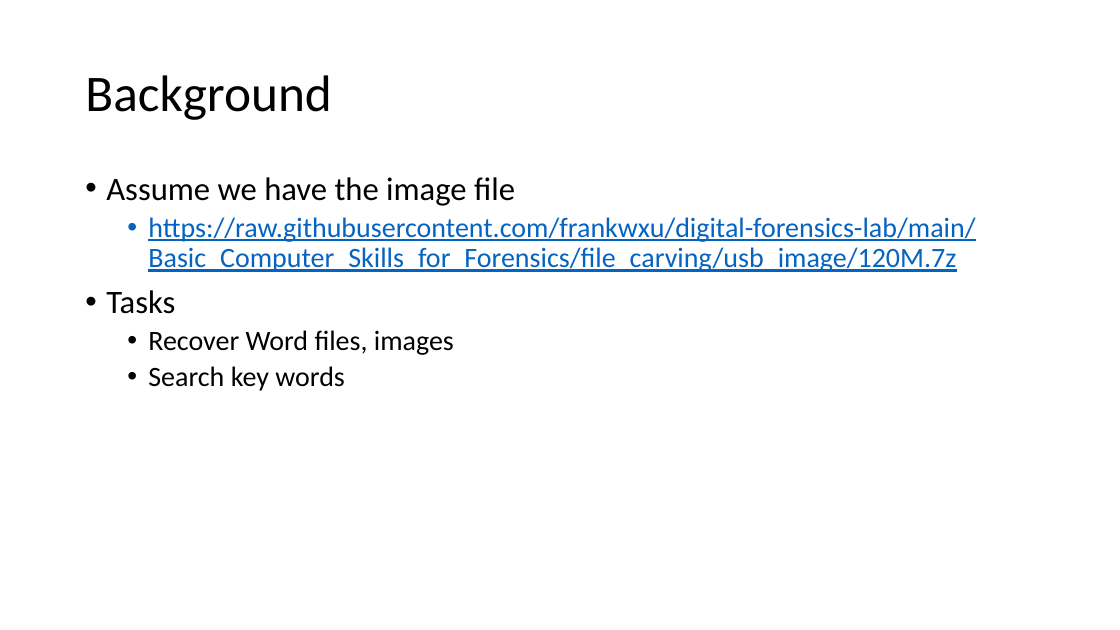
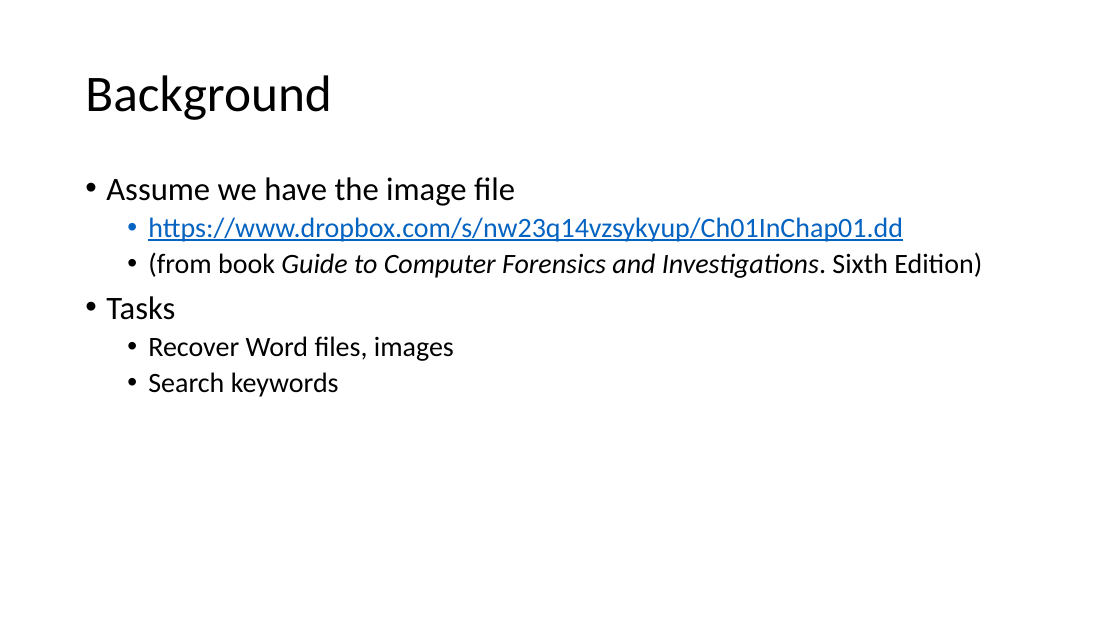
Before and after one commit to frankwxu/digital-forensics-lab, a slide deck: slide 17 of Basic_Computer_Skills_for_Forensics/5_Introduction_to_digital_forensics.pptx. Drawn at 1120x630 pixels with LibreOffice and Linux fonts; fonts in the diff are those of the drawing; background and template pictures are left out. Boxes give left, top, right and bottom in pixels: in the first picture for what was removed or moved away, otherwise in the second. Text is boxed around its words. In the diff, an @@ line names an element or a change of style, - is before the commit and + after.

Commit message:
revise basic computer skills labs

```diff
--- a/Basic_Computer_Skills_for_Forensics/5_Introduction_to_digital_forensics.pptx
+++ b/Basic_Computer_Skills_for_Forensics/5_Introduction_to_digital_forensics.pptx
@@ text at <box>148,217,982,278</box>: text changed; text colour #0563C1 to #000000 @@
-  • https://raw.githubusercontent.com/frankwxu/digital-forensics-lab/main/Basic_Computer_Skills_for_Forensics/file_carving/usb_image/120M.7z
+  • https://www.dropbox.com/s/nw23q14vzsykyup/Ch01InChap01.dd
+  • (from book Guide to Computer Forensics and Investigations. Sixth Edition)
@@ text at <box>148,372,339,397</box>: spaces changed @@
-  • Search key words
+  • Search keywords
```
Also in this commit, not shown: 1 other slide changed, 1 slide added, 1 slide removed.
